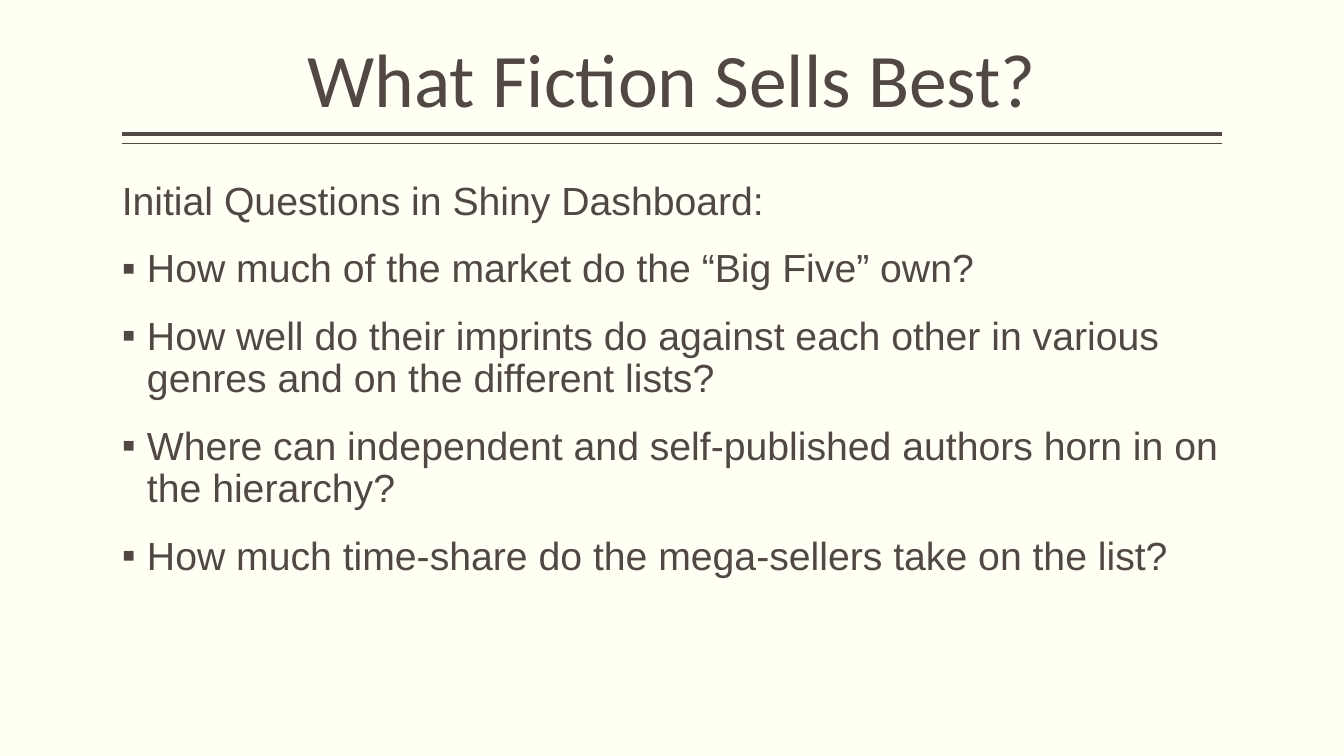
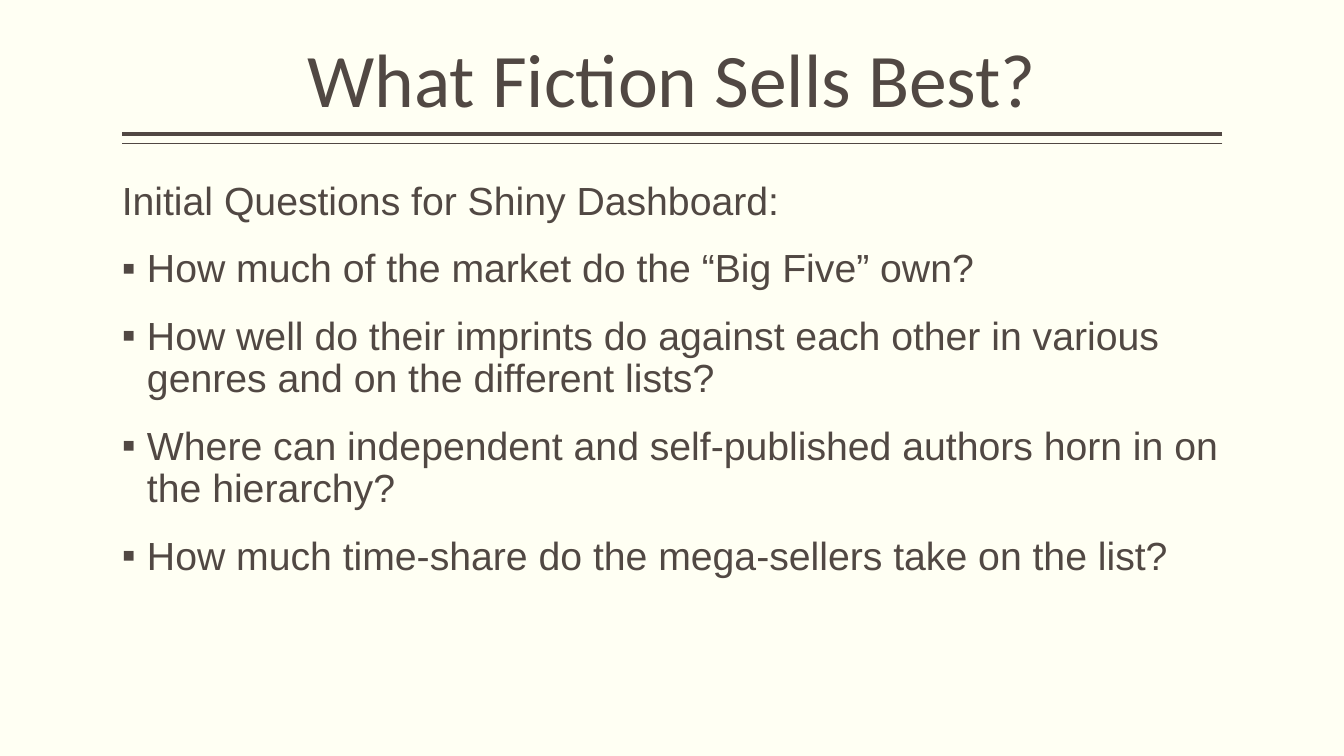
Before and after one commit to nycdatasci/bootcamp008_project, a slide deck: slide 4 of Project4-Capstone/davidletzler/NYTimes.pptx. Drawn at 1344x756 pixels with LibreOffice and Linux fonts; fonts in the diff are those of the drawing. Boxes give left, top, right and bottom in pixels: in the first picture for what was removed or moved away, otherwise in the second. Text is boxed around its words. In the diff, an @@ line names an element or a change of style, - is before the commit and + after.

```diff
--- a/Project4-Capstone/davidletzler/NYTimes.pptx
+++ b/Project4-Capstone/davidletzler/NYTimes.pptx
@@ text at box(122, 186, 779, 223): text changed @@
-Initial Questions in Shiny Dashboard:
+Initial Questions for Shiny Dashboard:
```
Also in this commit, not shown: 9 other slides changed, 6 slides added, 1 slide removed, 3 other files.
